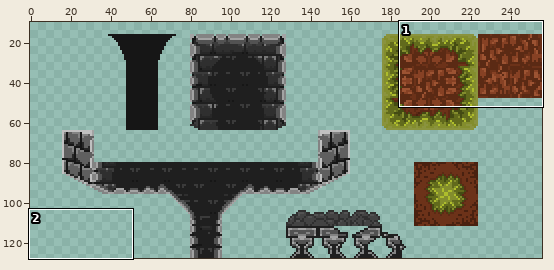
Two versions of one sprite sheet, assets/tileset/imba/Tileset-new.png. The picture above shows the old version from afar; the outline marks the close-up.
Close-up. First the earlier version:
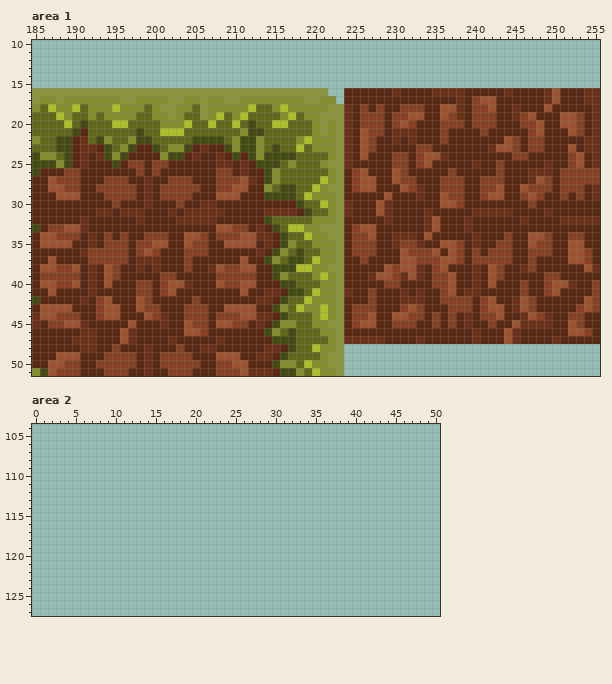
The file is 256x128 pixels. Colours within 5 levels of each other are drawn and written as one. Shown: area 1: x 185..255, y 10..51; area 2: x 0..50, y 104..127. The wide view leaves out empty margins.
After:
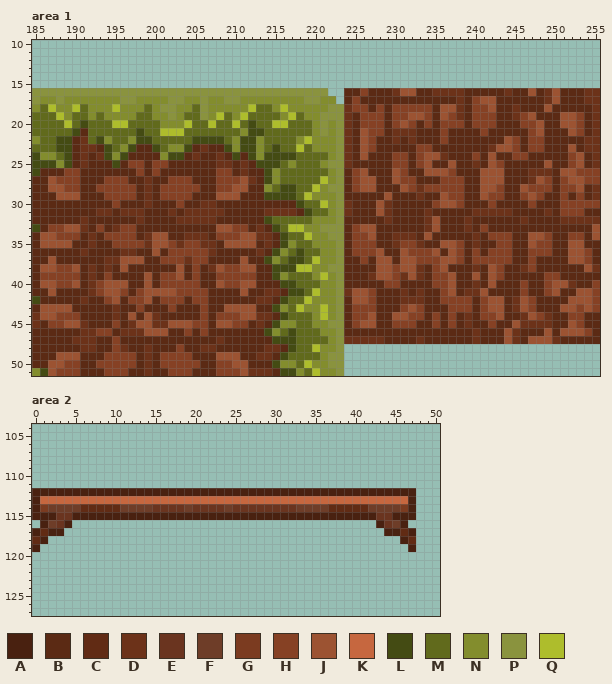
Palette (. is transparent): A #492110  B #5b2a14  C #612b14  D #6c3219  E #6a341f  F #6e3d28  G #7b3b20  H #864124  J #9c5332  K #c6673f  L #444b13  M #616a1c  N #838d2d  P #8a933e  Q #aebd2c
Difference:
Area 1:
y 16: x 226 B -> H; x 231..232 BB -> JJ; x 247 B -> J
y 17: x 225 B -> H
y 18: x 225 B -> H; x 230 B -> H; x 234 B -> H
y 19..20: x 234 B -> H
y 24: x 240 B -> H; x 242 B -> J
y 25: x 237 B -> J; x 242 B -> J; x 249 D -> J
y 26: x 234..236 BBB -> JJJ; x 241..243 BBH -> JJJ; x 251..252 HH -> JJ
y 27: x 241..243 HHH -> JJJ; x 252..253 HH -> JJ
y 28: x 234..235 BB -> HH; x 241..243 HHJ -> JJH; x 253 H -> J
y 29: x 241..243 HJJ -> JHH
y 30: x 235 B -> H; x 242 B -> H; x 251..255 BBBBB -> HHHHH
y 31: x 251..253 BBB -> HHH
y 33: x 193 B -> H; x 195..197 BBB -> DHH; x 241 B -> H; x 255 B -> J
y 34: x 195 B -> H; x 197 B -> H; x 199..201 HHH -> DJJ; x 204..206 JJH -> DDD; x 242..243 BB -> HH; x 255 B -> J
y 35: x 194 H -> B; x 197 B -> H; x 199 H -> D; x 202..204 BBJ -> HDH; x 206..207 HB -> DD
y 36: x 192..200 HHHHHBHJH -> BBBBDDBBJ; x 202..203 BB -> HH; x 207 B -> D; x 228 B -> J
y 37: x 192..206 HHHHHBDDDBBBHBB -> BBDDJJJBBHHHDHH; x 228..229 BB -> JJ
y 38: x 194..196 JHB -> DBJ; x 198 D -> B; x 200 D -> B; x 203..205 BHB -> JBH; x 228 B -> J
y 39: x 194..195 JH -> HB; x 199 B -> J; x 203 B -> J; x 205 B -> H; x 240 D -> J
y 40: x 193 B -> H; x 195..196 BB -> JJ; x 198..199 HH -> BJ; x 202..205 JJDB -> HHHH
y 41: x 193..196 BBBB -> HJJH; x 199..201 HBH -> JJJ; x 203..206 BBBB -> HHHH; x 225..226 BB -> JJ; x 241 B -> J; x 253..254 BB -> JJ
y 42: x 193..195 HJB -> BHJ; x 197..199 BJH -> HHJ; x 201..203 BBB -> HHH; x 206 B -> H; x 225..226 BB -> JJ; x 243 B -> J; x 252..253 BB -> JJ
y 43: x 193..195 HJJ -> BBD; x 198..200 JHH -> HBB; x 202 B -> H; x 204..205 HH -> BB; x 251..252 BB -> JJ
y 44: x 193..195 HJJ -> BBD; x 197 B -> J; x 200..201 HD -> DB; x 204..205 HH -> BB
y 45: x 195 B -> H; x 197..200 JBBB -> DJJD; x 202..203 BB -> JJ
y 46: x 193..194 BB -> HH; x 196 J -> D; x 198..201 BBBB -> DJJJ; x 204..205 JJ -> HB; x 249 B -> J; x 251 B -> J
y 47: x 195..197 BJD -> HBB; x 202 D -> B; x 247..249 BBB -> JJJ
y 48: x 196 B -> D
Area 2:
y 112: x 0..47 ................................................ -> AAAAAAAAAAAAAAAAAAAAAAAAAAAAAAAAAAAAAAAAAAAAAAAA
y 113: x 0..47 ................................................ -> AKKKKKKKKKKKKKKKKKKKKKKKKKKKKKKKKKKKKKKKKKKKKKKA
y 114: x 0..47 ................................................ -> AGFFFFCCCCCFFFFEEEEFEEEEFEEEEEEEEFFFFCCCCCFFFFGA
y 115: x 0..47 ................................................ -> AAAEEAAAAAAAAAAAAAAAAAAAAAAAAAAAAAAAAAAAAAAEEAAA
y 116: x 1..4 .... -> AFEA; x 43..46 .... -> AEFA
y 117: x 0..3 .... -> ACAA; x 44..47 .... -> AACA
y 118: x 0..1 .. -> CA; x 46..47 .. -> AC
y 119: x 0 . -> A; x 47 . -> A
